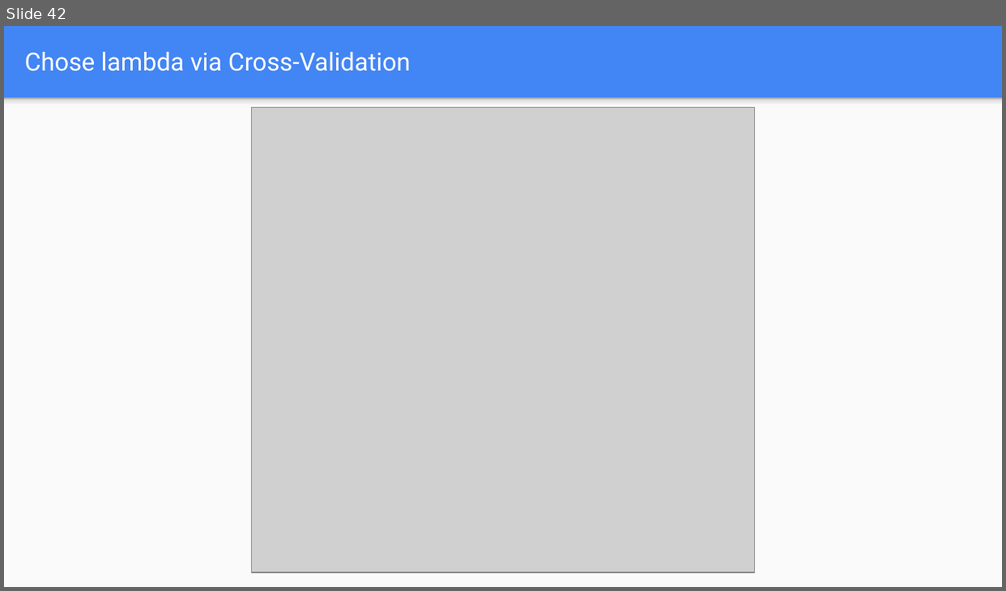
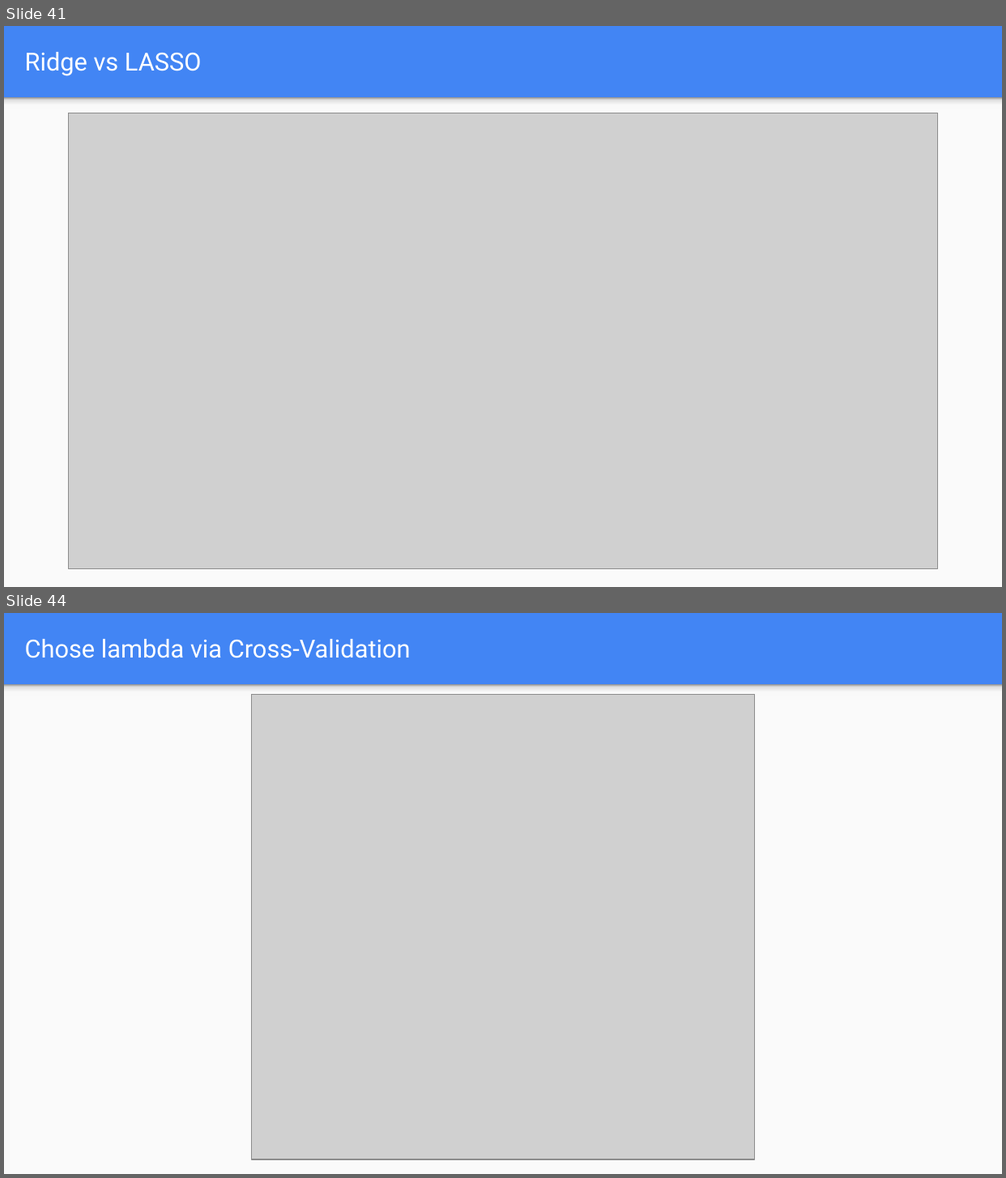
Before and after one commit to wmarshall484/DSI_LECTURES_2, a slide deck: regularized-regression/ryan_henning/Cross-Validation & Regularization.pptx. Shown one above the other, each under a label of ours: slide 42 before the commit, slides 41 and 44 after it; the slides between them are not shown. The pictures are 1006x591 and 1006x1178 pixels, drawn with LibreOffice and Linux fonts; fonts in the diff are those of the drawing; grey boxes stand for pictures. Boxes give left, top, right and bottom in pixels: in the first picture for what was removed or moved away, otherwise in the second. Text is boxed around its words. In the diff, an @@ line names an element or a change of style, - is before the commit and + after.

```diff
--- a/regularized-regression/ryan_henning/Cross-Validation & Regularization.pptx
+++ b/regularized-regression/ryan_henning/Cross-Validation & Regularization.pptx
@@ slide 41 added at bbox=[4, 26, 1002, 587], background #4285F4; not listed: 2 template elements that a slide beside it also shows @@
@@ title added at bbox=[25, 52, 202, 76], 18 pt, text #FFFFFF @@
+Ridge vs LASSO
@@ picture added at bbox=[69, 113, 938, 569] @@
@@ what was slide 42 is now slide 44 @@
```
Also in this commit, not shown: 1 slide changed, 1 other slide added, 1 other file.
